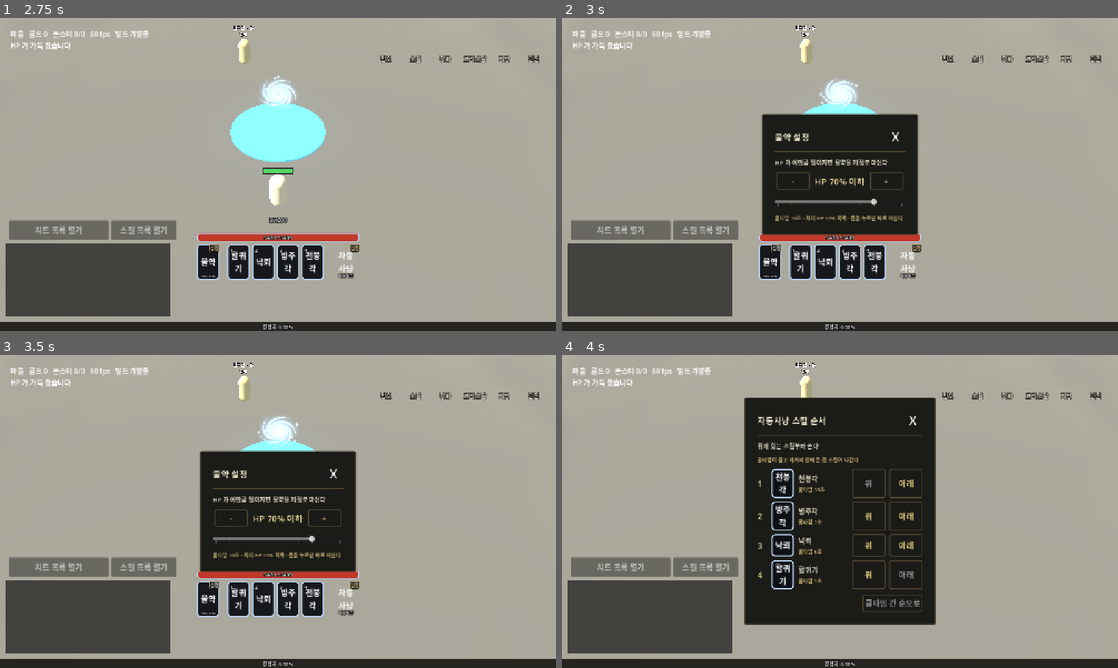
Above: before the commit, frames 1-4 (two rows, left to right).
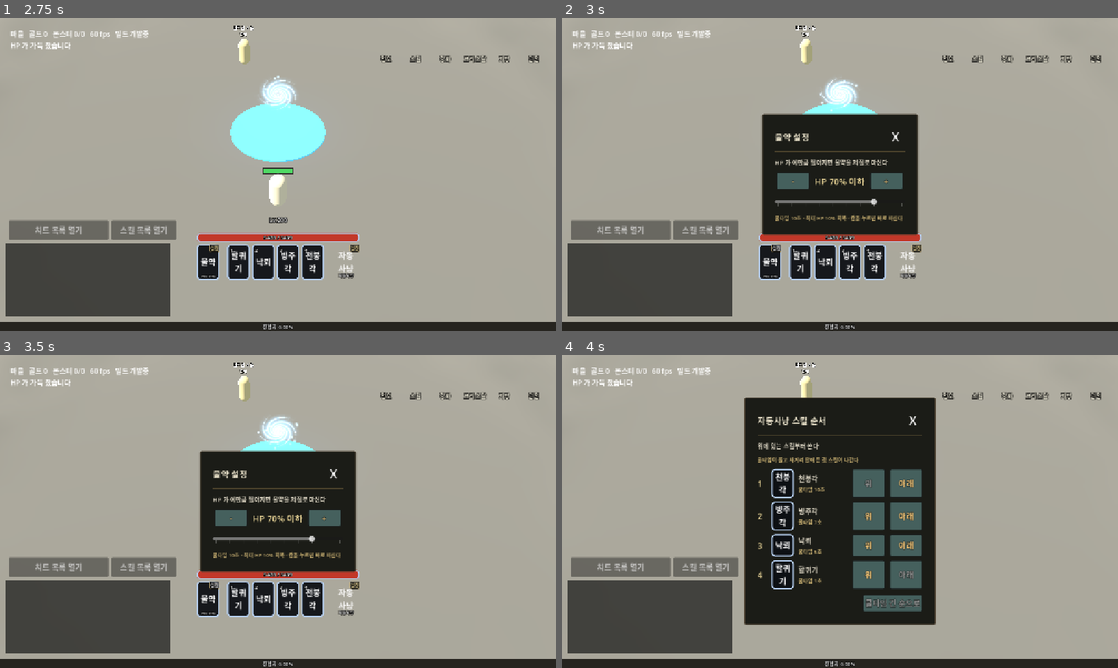
Above: after the commit, the same moments.

Repository: gogoalswo/MMORPG
Game: Godot game, scene res://start.tscn
Two runs of this game, one before a commit and one after it. Both use one fixed random seed, a clock stepped at 60 frames per second and the inputs below.
Inputs (mouse positions are in pixels of both pictures, inside the frame that each line leads up to):
- Up to frame 1 (2.75 s): click (278, 99) at 0.52 s; type "12" at 0.6 s; click (278, 165) at 1.27 s; click (205, 262) at 2 s
- Up to frame 2 (3 s): click "설정" at 2.75 s
- Up to frame 3 (3.5 s): no input
- Up to frame 4 (4 s): click "설정" at 3.5 s

Frame 1 is identical in both runs. In frame 2, 0.7% of the frame differs, in the area x 38-62%, y 49-55%; in frame 3, 0.7%; in frame 4, 4.3%, in the area x 52-65%, y 36-83%.

Commit message:
단추를 청록 돌판으로 갈다 — 받은 "인챈트" 단추 그림 결
모든 창이 쓰는 단추 조각 ui_button 을 둥근 금테에서 금테 없는 청록 돌판으로
바꿨다. 받은 그림을 참고 그림으로 물려 바르코에서 뽑았다. 글자는 받은 그림의
주황빛 금 + 검은 테로, GatePanel.paint_button_text 한 곳에서 칠한다.

Co-Authored-By: Claude Opus 5.5 <noreply@anthropic.com>
Claude-Session: https://claude.ai/code/session_018M7PgNdgaZC4ipjXDthcLR

Diff:
--- a/godot/game/dungeon_panel.gd
+++ b/godot/game/dungeon_panel.gd
@@ -394,11 +394,7 @@
 	_enter.custom_minimum_size = ENTER_SIZE
 	_enter.size_flags_horizontal = Control.SIZE_SHRINK_END
 	_enter.focus_mode = Control.FOCUS_NONE
-	_enter.add_theme_font_size_override("font_size", 28)
-	_enter.add_theme_color_override("font_color", CARD_GOLD)
-	_enter.add_theme_color_override("font_pressed_color", CARD_GOLD)
-	_enter.add_theme_color_override("font_hover_color", CARD_GOLD)
-	_enter.add_theme_color_override("font_disabled_color", HERE_COLOR)
+	paint_button_text(_enter, 28)
 	# 입장은 단추 조각(`ui_button`) 그대로다 — 줄만 평평하다(`_row_box`)
 	for state in ["normal", "hover", "disabled", "focus"]:
 		_enter.add_theme_stylebox_override(state, _button_box(false))
--- a/godot/game/game.gd
+++ b/godot/game/game.gd
@@ -1586,10 +1586,9 @@
 
 
 ## 창 안의 작은 단추 (정렬·장비·장착·물약 ±·자동사냥 위/아래 …) — 던전 창의 입장 단추처럼
-## **둥근 금테 단추 조각(`ui_button`) + 금빛 글자** (2026-09-28, 그 전엔 인벤토리 결 `inv_button`).
-## 조각은 58px 높이라 40px 단추에 여백 28 로 늘이면 모서리가 겹치고, 반씩 자르면 둥근 끝이
-## 뾰족한 육각형이 된다 (찍어서 봤다). 그래서 **조각을 단추 높이로 한 번 줄여**
-## (`_small_button_texture`) 끝의 반원을 그대로 쓴다
+## **청록 돌판 단추 조각(`ui_button`) + 주황빛 금 글자** (2026-09-29, 그 전엔 둥근 금테).
+## 조각은 74px 높이라 40px 단추에 여백 28 로 늘이면 모서리가 겹친다. 그래서 **조각을 단추
+## 높이로 한 번 줄여**(`_small_button_texture`) 좌우 끝을 그대로 쓴다
 func _inv_button(text: String, on_press: Callable) -> Button:
 	var button := Button.new()
 	button.text = text
@@ -1598,7 +1597,7 @@
 	var texture := _small_button_texture()
 	for state in ["normal", "hover", "pressed", "disabled"]:
 		if texture == null:
-			button.add_theme_stylebox_override(state, _inv_box("ui_button", 28, 6, "#1a1a17", "#5a4c34"))
+			button.add_theme_stylebox_override(state, _inv_box("ui_button", 28, 6, "#45605d", "#1a1e1e"))
 			continue
 		var box := StyleBoxTexture.new()
 		box.texture = texture
@@ -3648,11 +3647,7 @@
 
 ## 단추 글자를 던전 창의 입장 단추처럼 금빛으로 (막히면 흐린 회색)
 func _gold_text(button: Button, size: int = 26) -> Button:
-	for key in ["font_color", "font_pressed_color", "font_hover_color", "font_hover_pressed_color"]:
-		button.add_theme_color_override(key, DungeonPanel.CARD_GOLD)
-	button.add_theme_color_override("font_disabled_color", GatePanel.HERE_COLOR)
-	button.add_theme_font_size_override("font_size", size)
-	return button
+	return GatePanel.paint_button_text(button, size)
 
 
 func _toggle_skills() -> void:
--- a/godot/game/gate_panel.gd
+++ b/godot/game/gate_panel.gd
@@ -63,8 +63,24 @@
 const CARD_DARK := Color("#1b1c17")
 ## 칸 제목 · 부제의 옅은 금빛
 const CARD_SUB_COLOR := Color("#c9b98a")
-## 고른 줄 · 단추 글자 · 구분선의 금빛
+## 고른 줄 · 구분선의 금빛
 const CARD_GOLD := Color("#dfc97a")
+## 단추 글자 — 청록 돌판 단추(`ui_button`, 2026-09-29) 위의 **주황빛 금 + 검은 테**.
+## 받은 단추 그림("인챈트")의 글자에서 뽑은 값이다. 옅은 `CARD_GOLD` 는 청록 위에서 묻혔다
+const BUTTON_TEXT := Color("#f8c878")
+const BUTTON_OUTLINE := Color("#141816")
+const BUTTON_OUTLINE_SIZE := 4
+
+
+## 단추 글자를 받은 그림 결로 칠한다 (`BUTTON_TEXT` + 검은 테). 막힌 단추는 회색
+static func paint_button_text(button: Button, size: int) -> Button:
+	for key in ["font_color", "font_pressed_color", "font_hover_color", "font_hover_pressed_color", "font_focus_color"]:
+		button.add_theme_color_override(key, BUTTON_TEXT)
+	button.add_theme_color_override("font_disabled_color", HERE_COLOR)
+	button.add_theme_color_override("font_outline_color", BUTTON_OUTLINE)
+	button.add_theme_constant_override("outline_size", BUTTON_OUTLINE_SIZE)
+	button.add_theme_font_size_override("font_size", size)
+	return button
 ## 제목 글자 — 노란 제목(`TITLE_COLOR`) 대신 상아빛 (받은 던전 그림의 제목 결)
 const PAGE_TITLE_COLOR := Color("#ece4cc")
 const PAGE_TITLE_SIZE := 32
--- a/godot/game/job_panel.gd
+++ b/godot/game/job_panel.gd
@@ -156,11 +156,7 @@
 	_button = Button.new()
 	_button.name = "advance"
 	_button.custom_minimum_size = Vector2(0, 70)
-	_button.add_theme_font_size_override("font_size", 26)
-	_button.add_theme_color_override("font_color", IVORY)
-	_button.add_theme_color_override("font_hover_color", IVORY)
-	_button.add_theme_color_override("font_pressed_color", IVORY)
-	_button.add_theme_color_override("font_focus_color", IVORY)
+	GatePanel.paint_button_text(_button, 26)
 	_button.add_theme_color_override("font_disabled_color", DIM)
 	_button.add_theme_stylebox_override("normal", _button_box(false, false))
 	_button.add_theme_stylebox_override("hover", _button_box(false, false))
Not shown, changed: docs/features/inventory-equipment.md
Not shown, changed: docs/features/ui-art-style.md
Not shown, changed: public/assets/icons/ui_button.png
Not shown, changed: scripts/fetch-assets.sh
